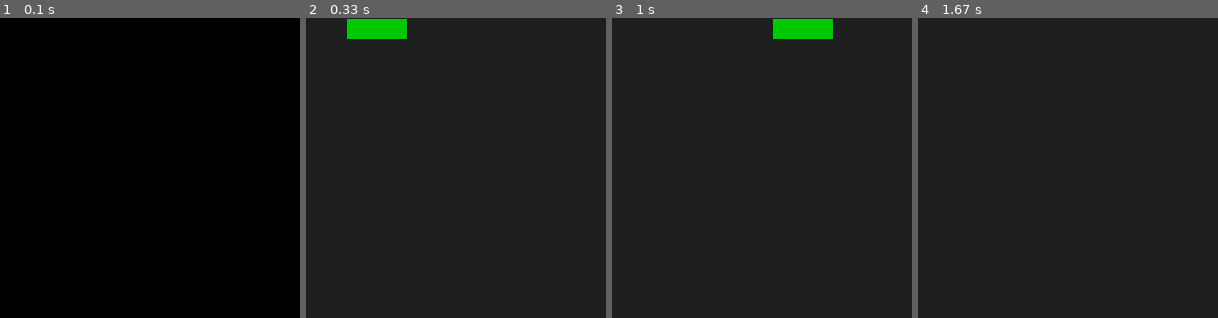
Above: before the commit, frames 1-4 (left to right).
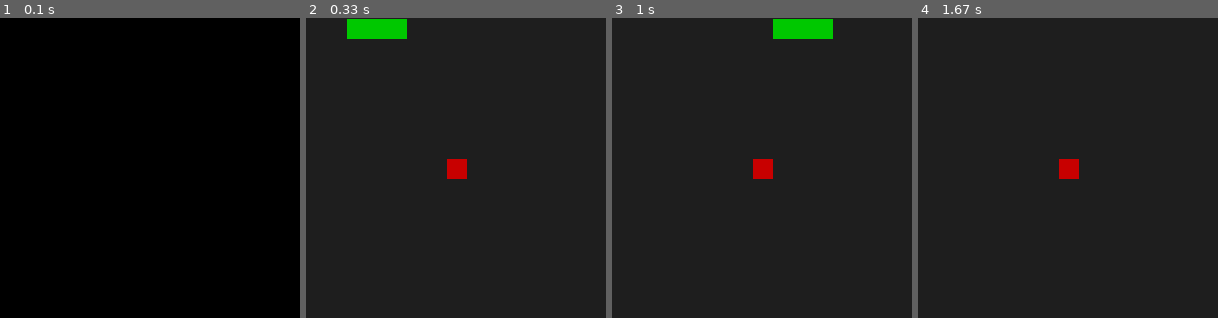
Above: after the commit, the same moments.

Repository: Pradeep1234566/snake_game_pygame
Game: pygame game, started from tutorial.py
Two runs of this game, one before a commit and one after it. Both use one fixed random seed, a clock stepped at 60 frames per second and the inputs below.
Inputs:
- Up to frame 1 (0.1 s): no input
- Up to frame 2 (0.33 s): no input
- Up to frame 3 (1 s): tap Enter at 0.33 s
- Up to frame 4 (1.67 s): hold Up 1.17-1.63 s
The pictures show only the part of the screen within x 13-63%, y 16-66%; the shares and areas given below are measured in that part.

Frame 1 is identical in both runs. In frame 2, 0.4% of the frame differs, in the area x 47-54%, y 47-54%; in frame 3, 0.4%; in frame 4, 0.4%.

Commit message:
Food Done

Diff:
--- /dev/null
+++ b/tempCodeRunnerFile.py
@@ -0,0 +1 @@
+ # pygame.display.flip()
--- a/tutorial.py
+++ b/tutorial.py
@@ -1,5 +1,7 @@
 import pygame
 import sys
+import random
+
 
 pygame.init()
 
@@ -11,11 +13,16 @@
 
 clock = pygame.time.Clock()
 
-snake = [(100, 100), (80, 100), (60, 100)]
+snake = [(100, 100), (80, 100), (60, 100)] # Initial snake segments
 direction = (CELL_SIZE, 0)
+food = (
+    random.randrange(0, WIDTH, CELL_SIZE),
+    random.randrange(0, HEIGHT, CELL_SIZE)
+)
+
 
 while True:
-    clock.tick(10)
+    clock.tick(10) # helps to control the frame rate
 
     # -------- EVENTS --------
     for event in pygame.event.get():
@@ -24,7 +31,7 @@
             sys.exit()
 
         if event.type == pygame.KEYDOWN:
-            if event.key == pygame.K_UP and direction != (0, CELL_SIZE):
+            if event.key == pygame.K_UP and direction != (0, CELL_SIZE): # Prevent reversing direction
                 direction = (0, -CELL_SIZE)
             elif event.key == pygame.K_DOWN and direction != (0, -CELL_SIZE):
                 direction = (0, CELL_SIZE)
@@ -39,10 +46,16 @@
     new_head = (head_x + dx, head_y + dy)
 
     snake.insert(0, new_head)
-    snake.pop()
+    if new_head == food:
+        food = (
+            random.randrange(0, WIDTH, CELL_SIZE),
+            random.randrange(0, HEIGHT, CELL_SIZE)
+        )
+    else:
+        snake.pop()
 
     # -------- DRAW --------
-    screen.fill((30, 30, 30))
+    screen.fill((30, 30, 30)) #
 
     for block in snake:
         pygame.draw.rect(
@@ -51,4 +64,10 @@
             (block[0], block[1], CELL_SIZE, CELL_SIZE)
         )
 
+    pygame.draw.rect(
+    screen,
+    (200, 0, 0),
+    (food[0], food[1], CELL_SIZE, CELL_SIZE)
+)
+
     pygame.display.flip()
